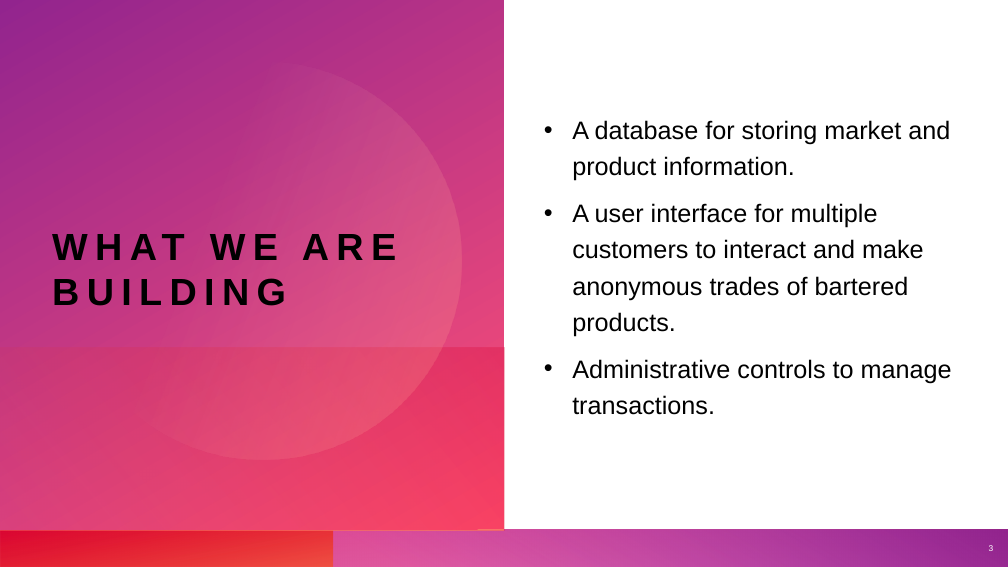
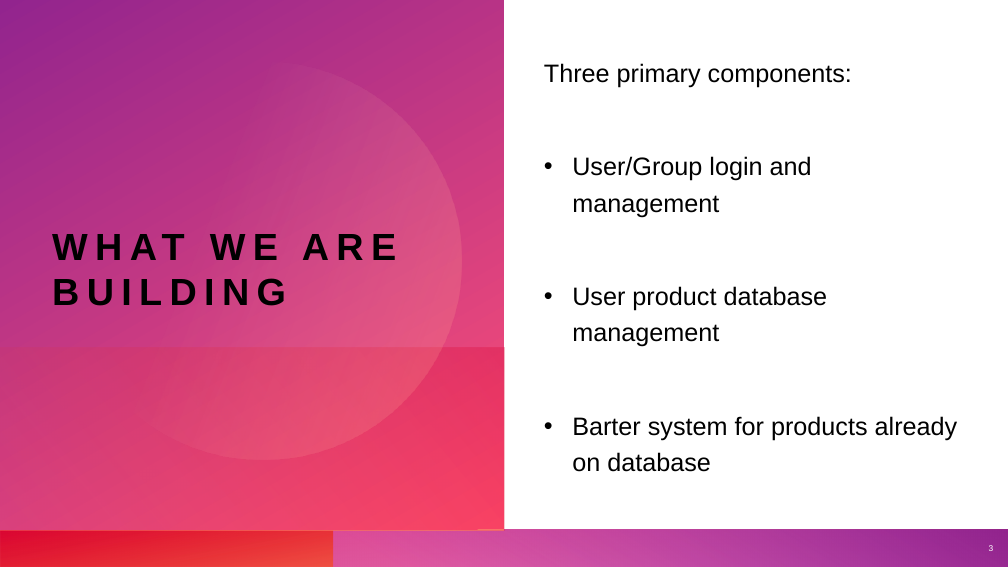
Before and after one commit to cart7982/CaravanSeraiCS360, a slide deck: slide 3 of CaravanSeraiCS360/Presentations/Caravanserai.pptx. Drawn at 1008x567 pixels with LibreOffice and Linux fonts; fonts in the diff are those of the drawing. Boxes give left, top, right and bottom in pixels: in the first picture for what was removed or moved away, otherwise in the second. Text is boxed around its words. In the diff, an @@ line names an element or a change of style, - is before the commit and + after.

Commit message:
Improved group system
Creating groups now forms new tables, which must be checked for a user before logging into a group.

```diff
--- a/CaravanSeraiCS360/Presentations/Caravanserai.pptx
+++ b/CaravanSeraiCS360/Presentations/Caravanserai.pptx
@@ text at [544, 63, 958, 472]: text changed @@
-• A database for storing market and product information.
-• A user interface for multiple customers to interact and make anonymous trades of bartered products.
-• Administrative controls to manage transactions.
+Three primary components:
+• User/Group login and management
+• User product database management
+• Barter system for products already on database
```
Also in this commit, not shown: 3 other slides changed, 1 slide added, 1 slide removed, 10 other files.
